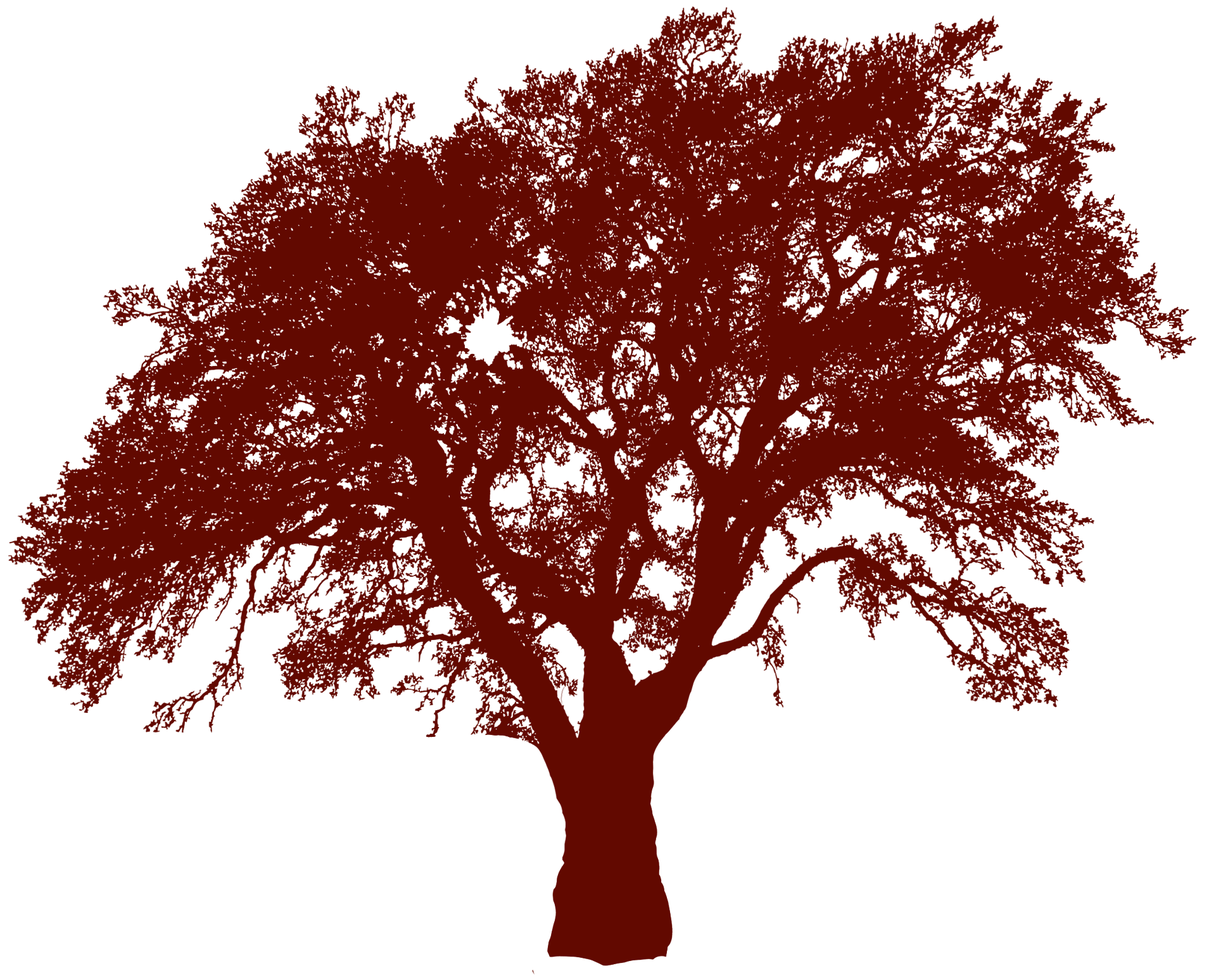
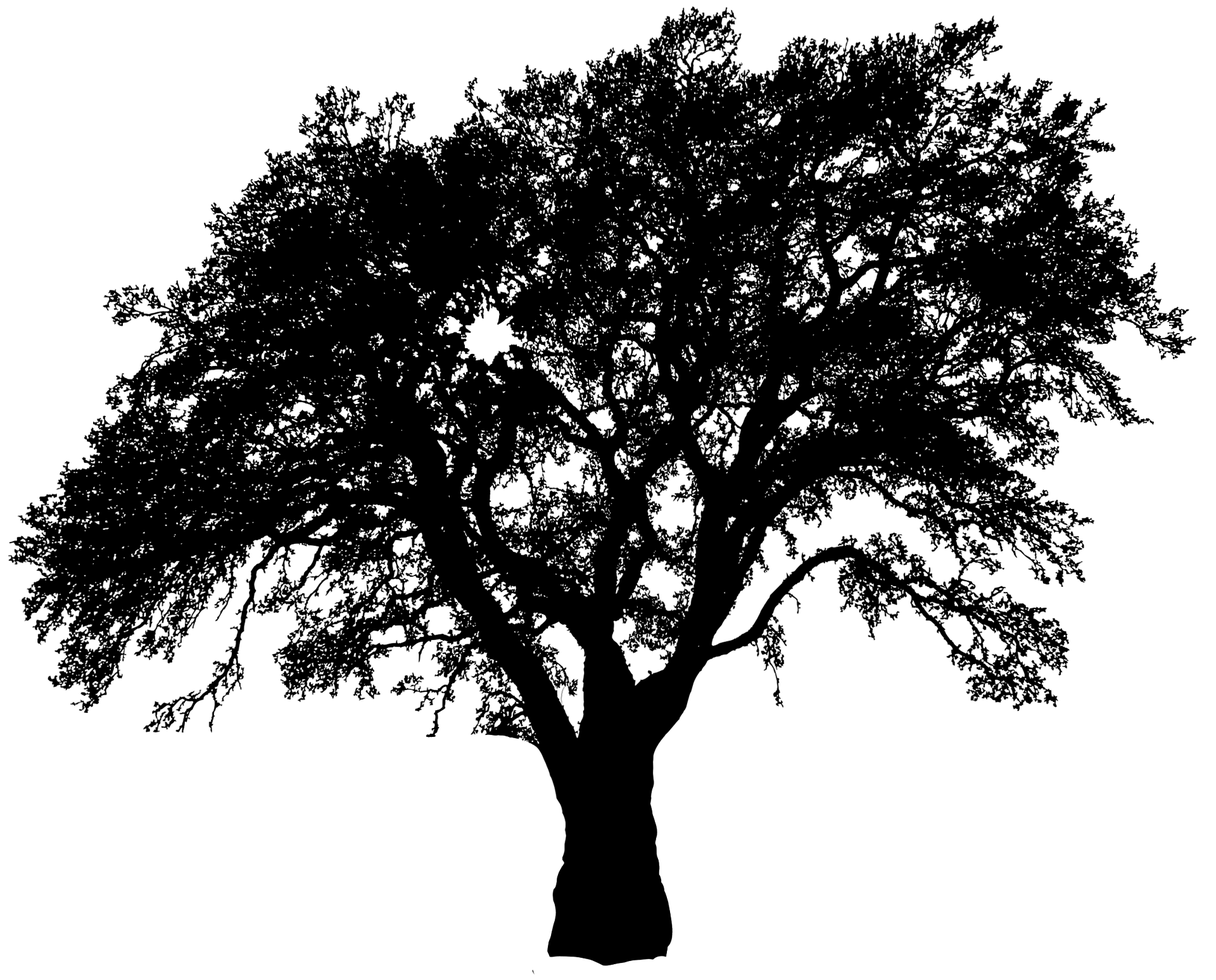
Revision of a layered 1216 × 980 image; what changed, layer by layer:
painted on "Group 6 Merged" over [8, 6, 1196, 976]
